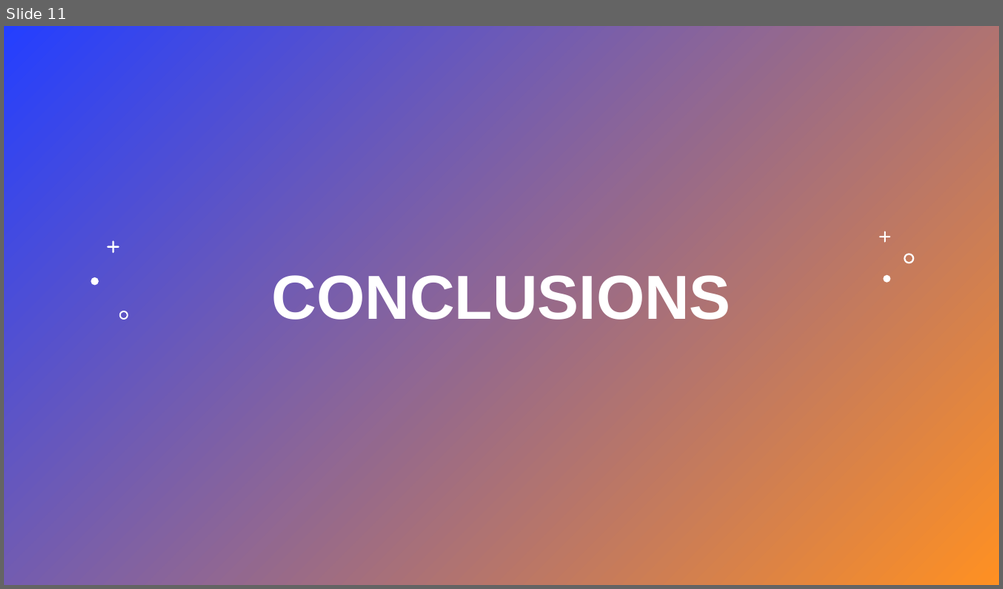
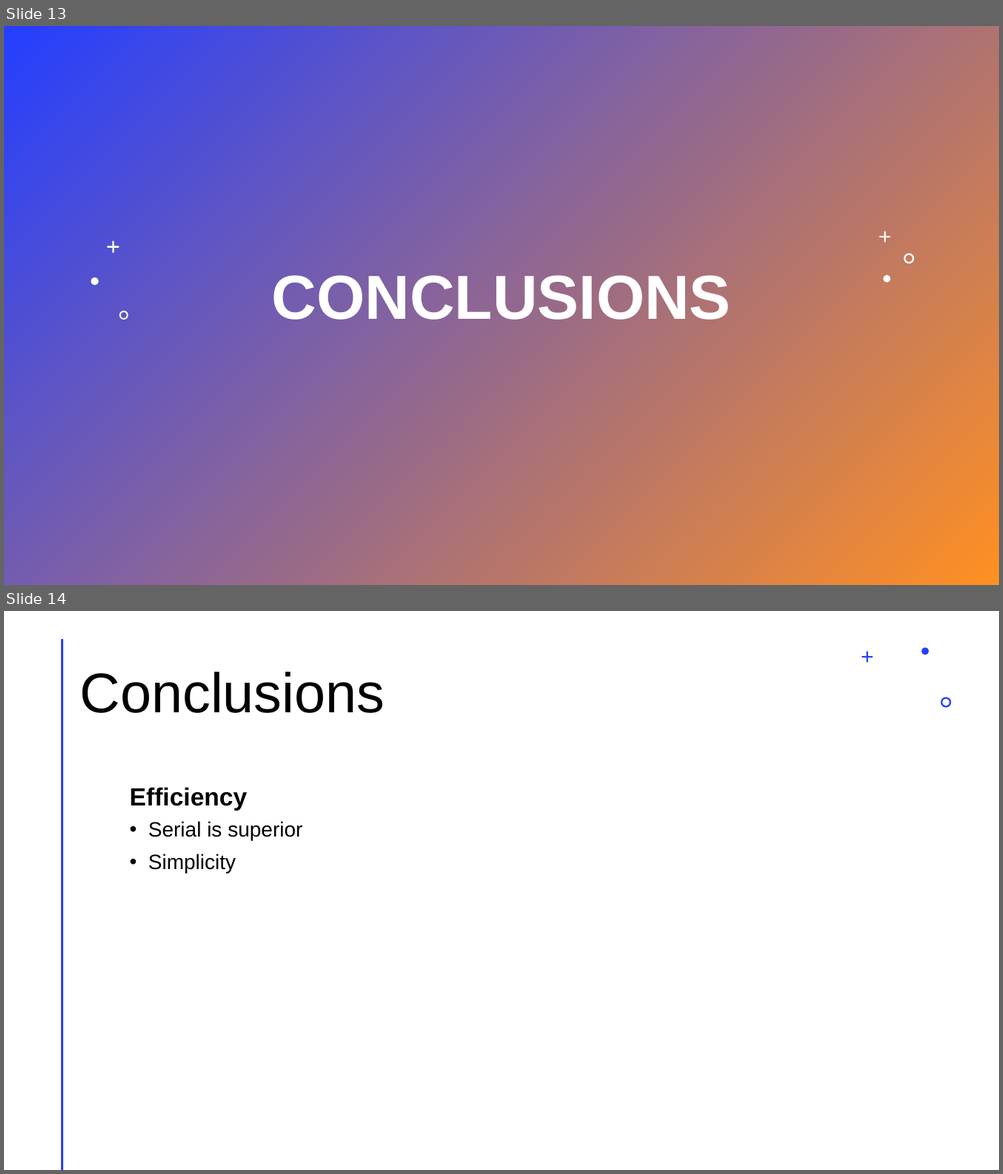
Before and after one commit to Bass4Nation/P-D-Prog-assignment, a slide deck: Project-6-Presentation.pptx. Shown one above the other, each under a label of ours: slide 11 before the commit, slides 13 and 14 after it. The pictures are 1003x589 and 1003x1174 pixels, drawn with LibreOffice and Linux fonts; fonts in the diff are those of the drawing. Boxes give left, top, right and bottom in pixels: in the first picture for what was removed or moved away, otherwise in the second. Text is boxed around its words. In the diff, an @@ line names an element or a change of style, - is before the commit and + after.

```diff
--- a/Project-6-Presentation.pptx
+++ b/Project-6-Presentation.pptx
@@ slide 14 added at (4,611,999,1170), background #FFFFFF @@
@@ line added from (62, 640) to (62, 1170), #FF9022 2 pt @@
@@ freeform shape added at (861,651,873,663), fill #243FFF @@
@@ freeform shape added at (921,647,928,655), fill #243FFF @@
@@ title added at (80,672,385,713), 54 pt, text #000000 @@
+Conclusions
@@ freeform shape added at (940,697,950,707), fill #243FFF @@
@@ text added at (130,787,247,811), 24 pt, text #000000, bold @@
+Efficiency
@@ text added at (148,821,302,873), 20 pt, text #000000 @@
+• Serial is superior
+• Simplicity
@@ what was slide 11 is now slide 13 @@
```
Also in this commit, not shown: 4 slides changed, 6 other slides added, 5 slides removed.
